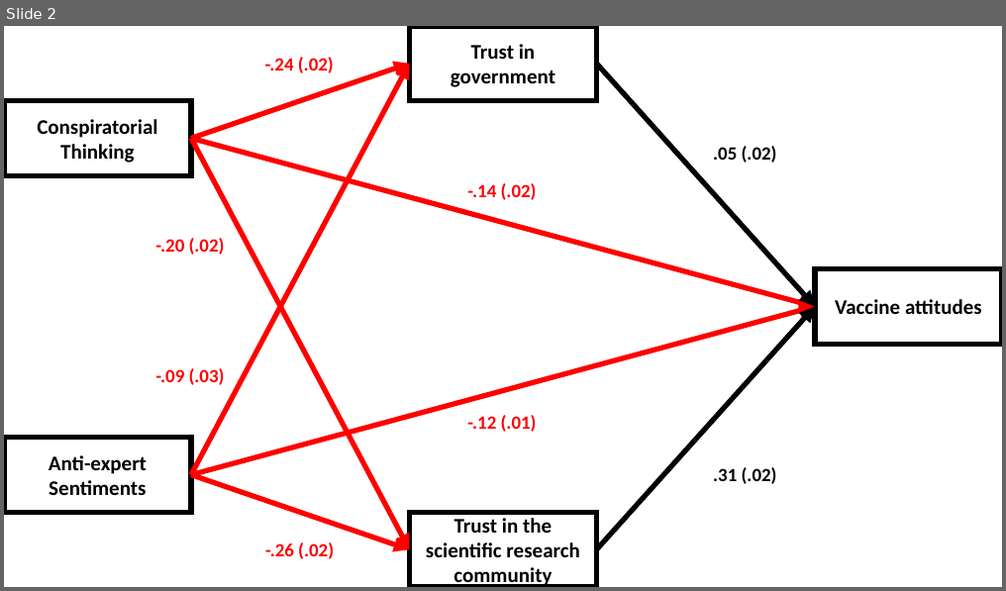
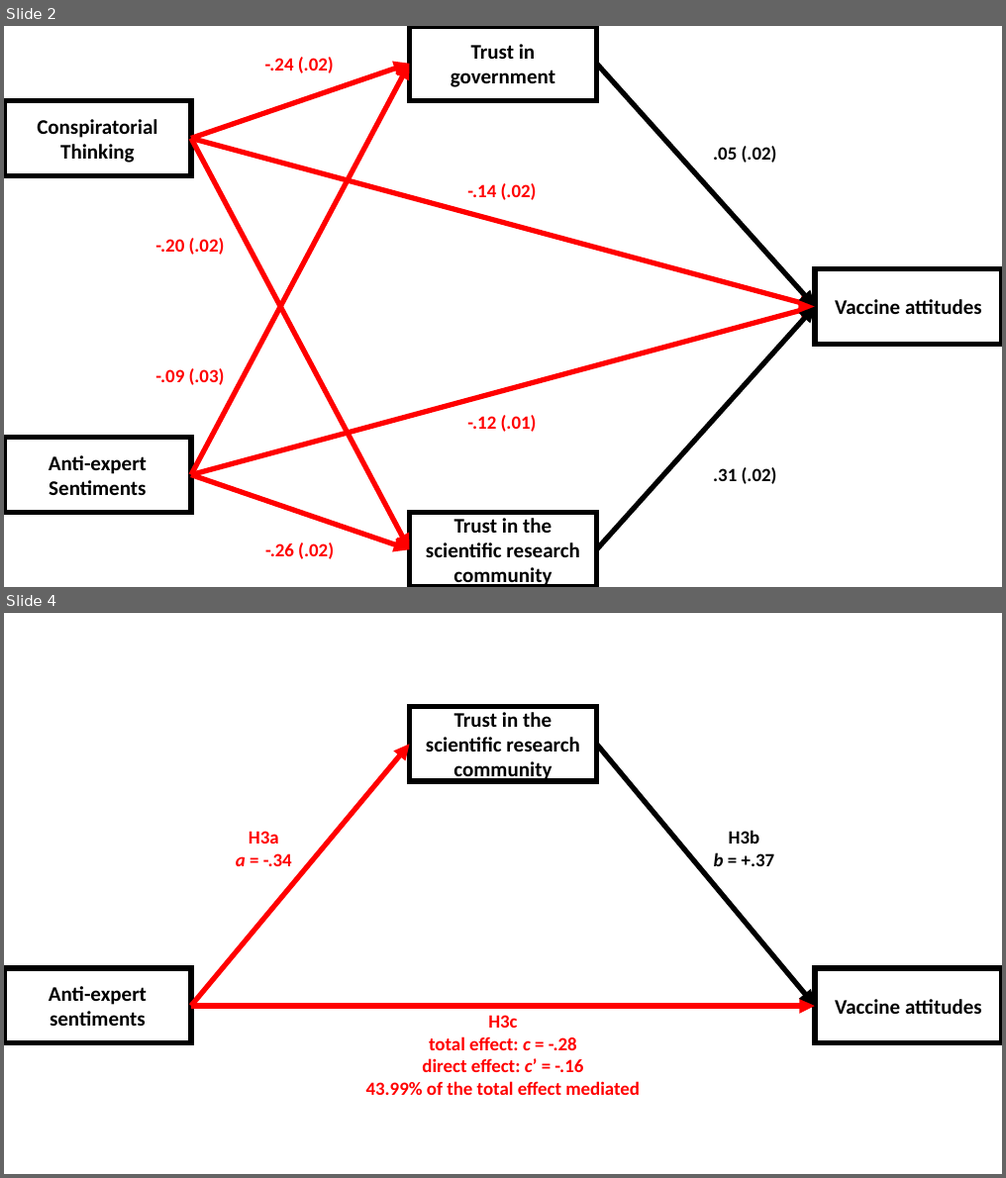
Before and after one commit to hyemin-han/COVIDiSTRESS2_Vaccine, a slide deck: Exploratory_Path/pathmodels.pptx. Shown one above the other, each under a label of ours: slide 2 before the commit, slides 2 and 4 after it; the slides between them are not shown. The pictures are 1006x591 and 1006x1178 pixels, drawn with LibreOffice and Linux fonts; fonts in the diff are those of the drawing. Boxes give left, top, right and bottom in pixels: in the first picture for what was removed or moved away, otherwise in the second. Text is boxed around its words. In the diff, an @@ line names an element or a change of style, - is before the commit and + after.

Commit message:
R2 addition (Trust variance)

```diff
--- a/Exploratory_Path/pathmodels.pptx
+++ b/Exploratory_Path/pathmodels.pptx
@@ slide 4 added at <box>4,613,1002,1174</box>, background #FFFFFF @@
@@ rectangle added at <box>410,707,597,781</box>, outline #000000 5 pt, 20 pt, text #000000, bold @@
+Trust in the scientific research community
@@ arrow added from (191, 1006) to (410, 744), #FF0000 5 pt @@
@@ arrow added from (597, 744) to (815, 1006), #000000 5 pt @@
@@ text added at <box>236,831,292,866</box>, 18 pt, text #FF0000, bold @@
+H3a
+a = -.34
@@ text added at <box>714,830,775,866</box>, 18 pt, text #000000, bold @@
+H3b
+b = +.37
@@ rectangle added at <box>4,968,191,1044</box>, outline #000000 5 pt, 20 pt, text #000000, bold @@
+Anti-expert sentiments
@@ rectangle added at <box>815,968,1002,1044</box>, outline #000000 5 pt, 20 pt, text #000000, bold @@
+Vaccine attitudes
@@ arrow added from (191, 1006) to (815, 1006), #FF0000 5 pt @@
@@ text added at <box>366,1015,640,1095</box>, 18 pt, text #FF0000, bold @@
+H3c
+total effect: c = -.28
+direct effect: c’ = -.16
+43.99% of the total effect mediated
```
Also in this commit, not shown: 1 other slide added, 8 other files.
